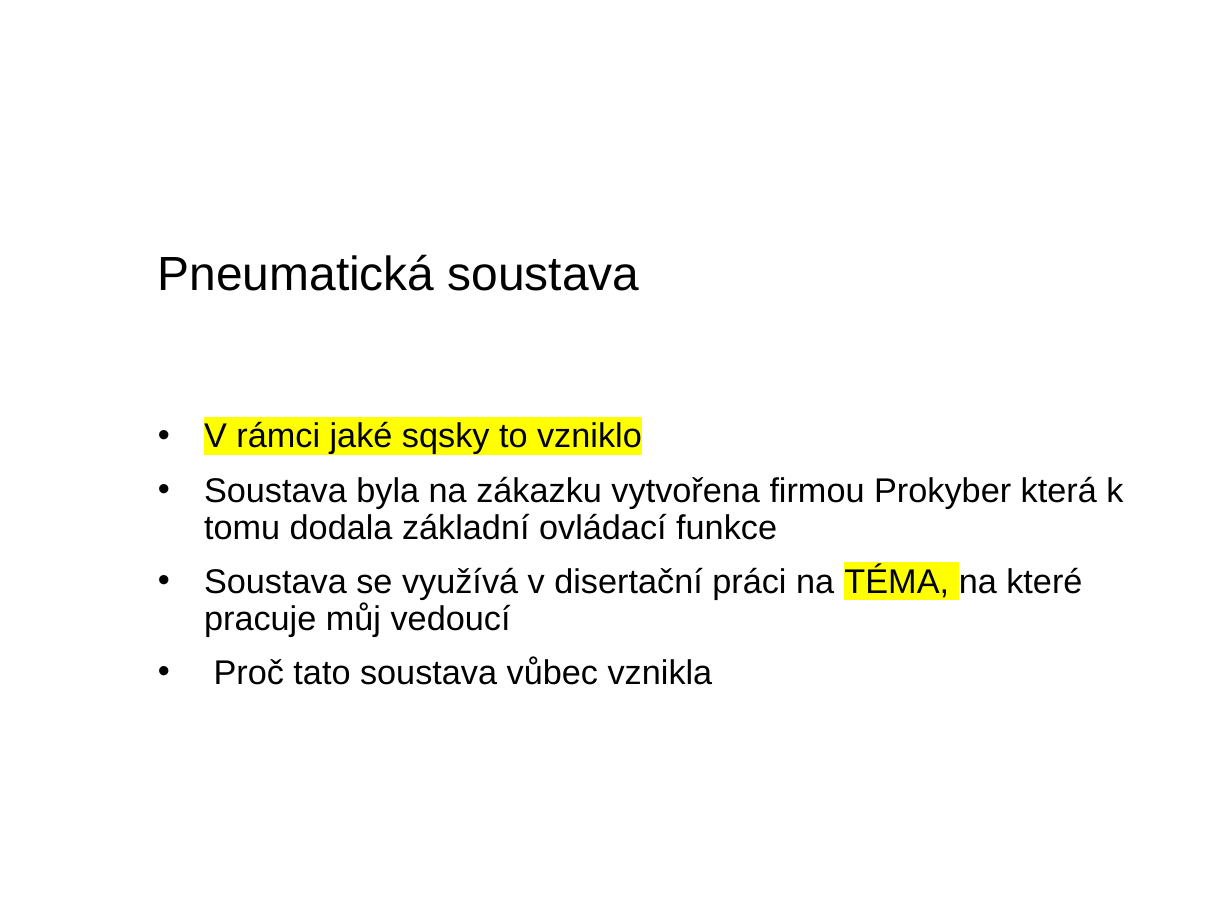
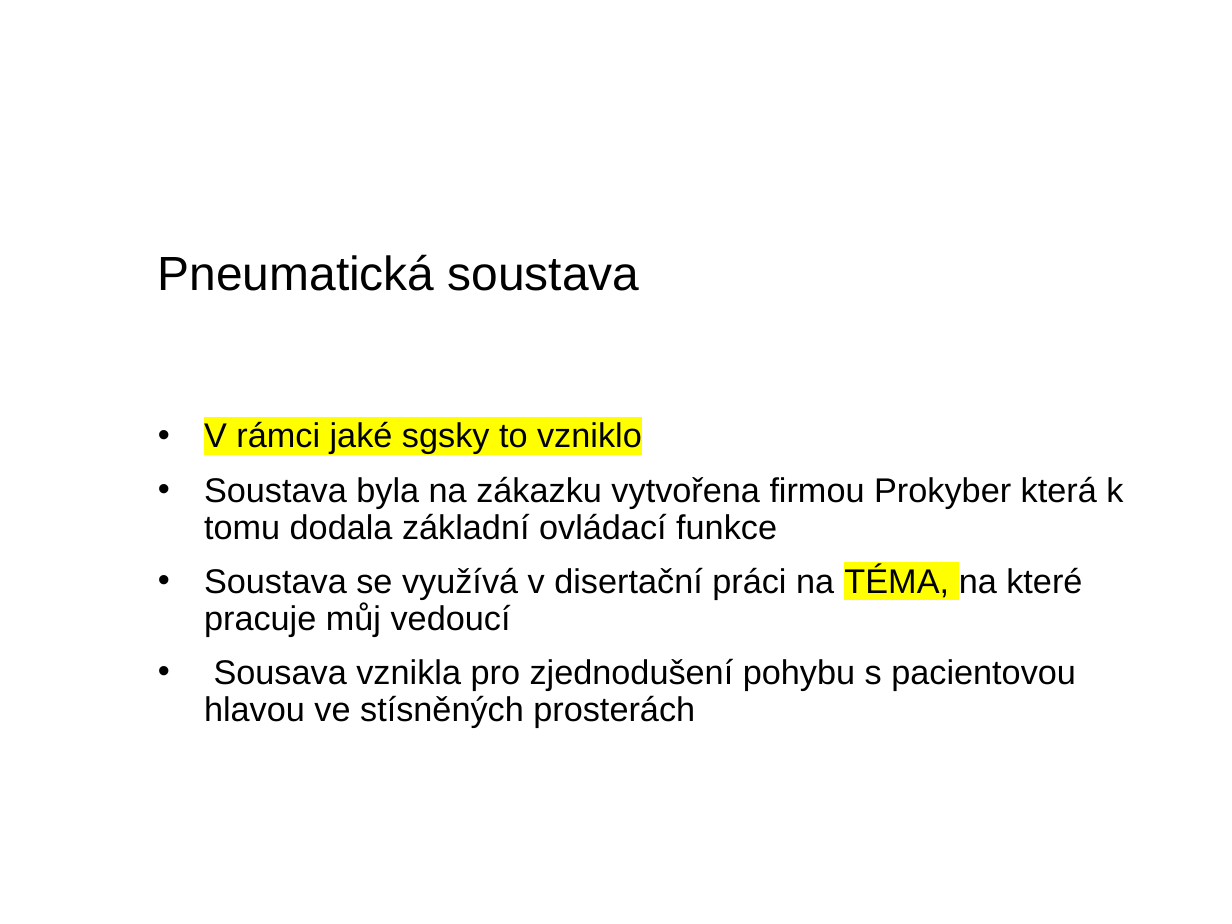
Before and after one commit to IronKnee22/Bakalarka, a slide deck: slide 5 of Obhajoba_darsamar.pptx. Drawn at 1232x924 pixels with LibreOffice and Linux fonts; fonts in the diff are those of the drawing; background and template pictures are left out. Boxes give left, top, right and bottom in pixels: in the first picture for what was removed or moved away, otherwise in the second. Text is boxed around its words. In the diff, an @@ line names an element or a change of style, - is before the commit and + after.

```diff
--- a/Obhajoba_darsamar.pptx
+++ b/Obhajoba_darsamar.pptx
@@ text at (204,421,642,454): text changed @@
-• V rámci jaké sqsky to vzniklo
+• V rámci jaké sgsky to vzniklo
@@ text at (204,658,1076,727): text changed @@
-• Proč tato soustava vůbec vznikla
+• Sousava vznikla pro zjednodušení pohybu s pacientovou hlavou ve stísněných prosterách
```
Also in this commit, not shown: 1 other slide changed, 9 slides added, 5 slides removed.
